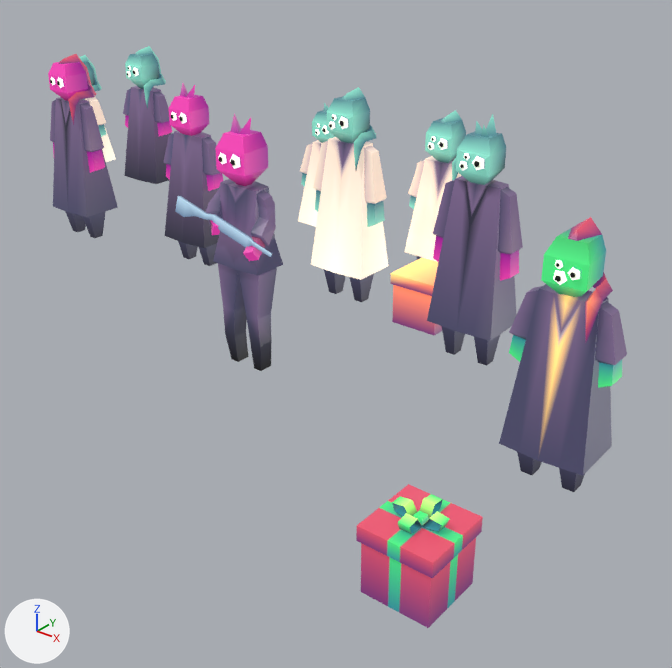
Renders of the Blender file artwork/kids.blend from each side of a commit.
Camera for both pictures: a camera (50 mm lens) standing at (21.3, -21.8, 15.8) and looking at (0.2, 4.7, -0.6). Lighting does not change. The marker at lower left points along +X, +Y and +Z. The picture after the commit comes second.

The scene before the commit, as lines of its bpy script (objects in view):
```python
ob_adult_body_f_l_001 = bpy.data.objects.new('adult_body_F_L.001', me_cube_025)
ob_adult_body_f_l_001.location = (-1.0, 7.0, 0.0)
ob_enforcer_body = bpy.data.objects.new('enforcer_body', me_cube_024)
ob_enforcer_body.location = (0.0, 0.0, 0.0)
ob_enforcer_body.rotation_euler = (-0.0327, -0.121, -0.0518)  # degrees (-1.9, -6.9, -3)
ob_enforcer_feet_right = bpy.data.objects.new('enforcer_Feet_Right', me_cube_045)
ob_enforcer_feet_right.parent = ob_enforcer_body
ob_enforcer_feet_right.location = (0.0, 0.0, 0.0)
ob_enforcer_feet_right.rotation_euler = (-0.0327, -0.121, -0.0518)  # degrees (-1.9, -6.9, -3)
ob_kid_body_feet_left_003 = bpy.data.objects.new('kid_body_Feet_Left.003', me_cube_038)
ob_kid_body_feet_left_003.parent = ob_kid_body_m_002
ob_kid_body_feet_left_003.location = (6.665, 5.325, 1.789)
ob_kid_body_m_head = bpy.data.objects.new('kid_body_M_head', me_cube_013)
ob_kid_body_m_head.parent = ob_kid_body_m_002
ob_kid_body_m_head.location = (5.974, 5.305, 6.527)
# also in view: 'kid_body_F_L' at (-16.0, 5.1, 4.0); 'kid_body_M.016' at (-18.0, 11.2, 3.6); 'Present_Box_open' at (11.6, -6.3, 0.9); 'adult_body_F_L_head.001' at (-0.8, 7.2, 7.1); 'enforcer_head' at (0.0, -0.1, 7.8)
```
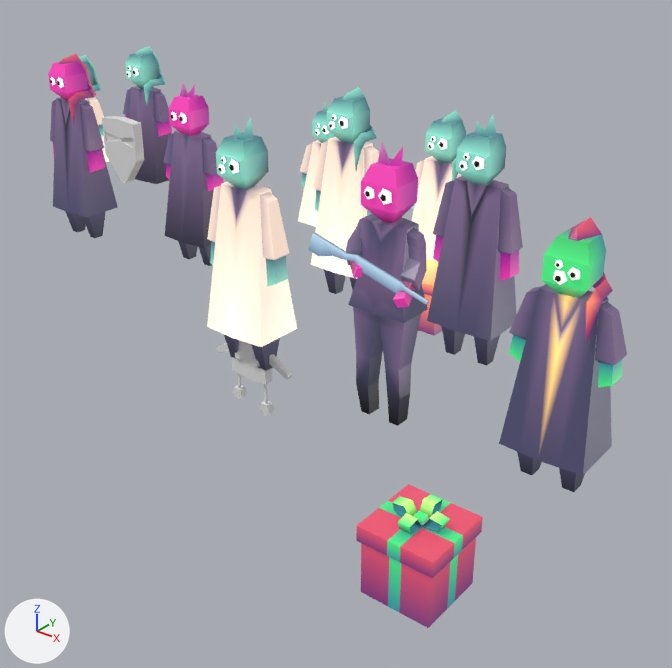
The change, as a list of edits to the scene's bpy script:
```text
Add me_cube_054:
    me_cube_054.from_pydata(...)  # 155 vertices, 143 faces; spans x -1.83..1.83, y -0.37..0.13, z -1.94..1.22
Add me_cube_053:
    me_cube_053.from_pydata(...)  # 44 vertices, 41 faces; spans x -0.83..0.83, y -0.23..0.12, z -1.29..0.96
Change ob_enforcer_body:
    ob_enforcer_body.location: (0.0, 0.0, 0.0) -> (6.0, 0.0, 0.0)
Add ob_mask_001:
    ob_mask_001 = bpy.data.objects.new('mask.001', me_cube_054)
    ob_mask_001.location = (0.0, 0.0, 0.0)
Add ob_mask:
    ob_mask = bpy.data.objects.new('mask', me_cube_053)
    ob_mask.location = (-4.6, -1.19, 7.54)
Add ob_adult_body_m_head_001:
    ob_adult_body_m_head_001 = bpy.data.objects.new('adult_body_M_head.001', me_cube_013.copy())  # the mesh of ob_kid_body_m_head
    ob_adult_body_m_head_001.parent = ob_adult_body_f_l_002
    ob_adult_body_m_head_001.location = (0.0, 0.0, 6.527)
Add ob_adult_body_f_l_002:
    ob_adult_body_f_l_002 = bpy.data.objects.new('adult_body_F_L.002', me_cube_025.copy())  # the mesh of ob_adult_body_f_l_001
    ob_adult_body_f_l_002.location = (0.0, 0.0, 0.0)
Add ob_adult_body_feet_left_002:
    ob_adult_body_feet_left_002 = bpy.data.objects.new('adult_body_Feet_Left.002', me_cube_038.copy())  # the mesh of ob_kid_body_feet_left_003
    ob_adult_body_feet_left_002.parent = ob_adult_body_f_l_002
    ob_adult_body_feet_left_002.matrix_parent_inverse = Matrix(((1.0, 0.0, 0.0, 12.02), (0.0, 1.0, 0.0, -0.144), (0.0, 0.0, 1.0, -0.0499), (0.0, 0.0, 0.0, 1.0)))
    ob_adult_body_feet_left_002.location = (-11.33, 0.144, 1.839)
Add ob_adult_body_feet_right_002:
    ob_adult_body_feet_right_002 = bpy.data.objects.new('adult_body_Feet_Right.002', me_cube_037.copy())  # the mesh of ob_kid_body_feet_right_003
    ob_adult_body_feet_right_002.parent = ob_adult_body_f_l_002
    ob_adult_body_feet_right_002.matrix_parent_inverse = Matrix(((1.0, 0.0, 0.0, 12.02), (0.0, 1.0, 0.0, -0.144), (0.0, 0.0, 1.0, -0.0499), (0.0, 0.0, 0.0, 1.0)))
    ob_adult_body_feet_right_002.location = (-12.71, 0.144, 1.839)
Add ob_adult_body_arm_right_002:
    ob_adult_body_arm_right_002 = bpy.data.objects.new('adult_body_Arm_Right.002', me_cube_027.copy())  # the mesh of ob_adult_body_arm_right_001
    ob_adult_body_arm_right_002.parent = ob_adult_body_f_l_002
    ob_adult_body_arm_right_002.matrix_parent_inverse = Matrix(((1.0, 0.0, 0.0, 12.02), (0.0, 1.0, 0.0, -0.144), (0.0, 0.0, 1.0, -0.0499), (0.0, 0.0, 0.0, 1.0)))
    ob_adult_body_arm_right_002.location = (-12.88, 0.144, 6.424)
Add ob_adult_body_arm_left_002:
    ob_adult_body_arm_left_002 = bpy.data.objects.new('adult_body_Arm_Left.002', me_cube_026.copy())  # the mesh of ob_adult_body_arm_left_001
    ob_adult_body_arm_left_002.parent = ob_adult_body_f_l_002
    ob_adult_body_arm_left_002.matrix_parent_inverse = Matrix(((1.0, 0.0, 0.0, 12.02), (0.0, 1.0, 0.0, -0.144), (0.0, 0.0, 1.0, -0.0499), (0.0, 0.0, 0.0, 1.0)))
    ob_adult_body_arm_left_002.location = (-11.16, 0.144, 6.424)
```

Location of each change, (x1, y1, x2, y2) in pixels of the pictures (672 x 668 px):
'enforcer_body', moved
    before: (175, 179, 283, 276)
    after: (308, 214, 429, 323)
'adult_body_F_L.002', added
    after: (207, 182, 297, 347)
'enforcer_head', moved
    before: (215, 113, 268, 186)
    after: (361, 142, 418, 223)
'enforcer_Feet_Left', moved
    before: (239, 268, 277, 371)
    after: (379, 314, 421, 426)
'enforcer_Feet_Right', moved
    before: (218, 263, 248, 362)
    after: (353, 307, 383, 415)
'adult_body_M_head.001', added (cyan)
    after: (216, 118, 269, 189)
'mask', added
    after: (102, 116, 144, 183)
'adult_body_Arm_Left.002', added
    after: (260, 192, 289, 287)
'mask.001', added
    after: (216, 340, 293, 415)
'adult_body_Arm_Right.002', added
    after: (207, 186, 221, 265)
'adult_body_Feet_Left.002', added (blue)
    after: (251, 338, 280, 371)
'adult_body_Feet_Right.002', added (mostly hidden)
    after: (224, 335, 239, 359)
'food_box', unchanged, covered by the edit
    before: (390, 258, 442, 336)
    after: (418, 259, 442, 336)
